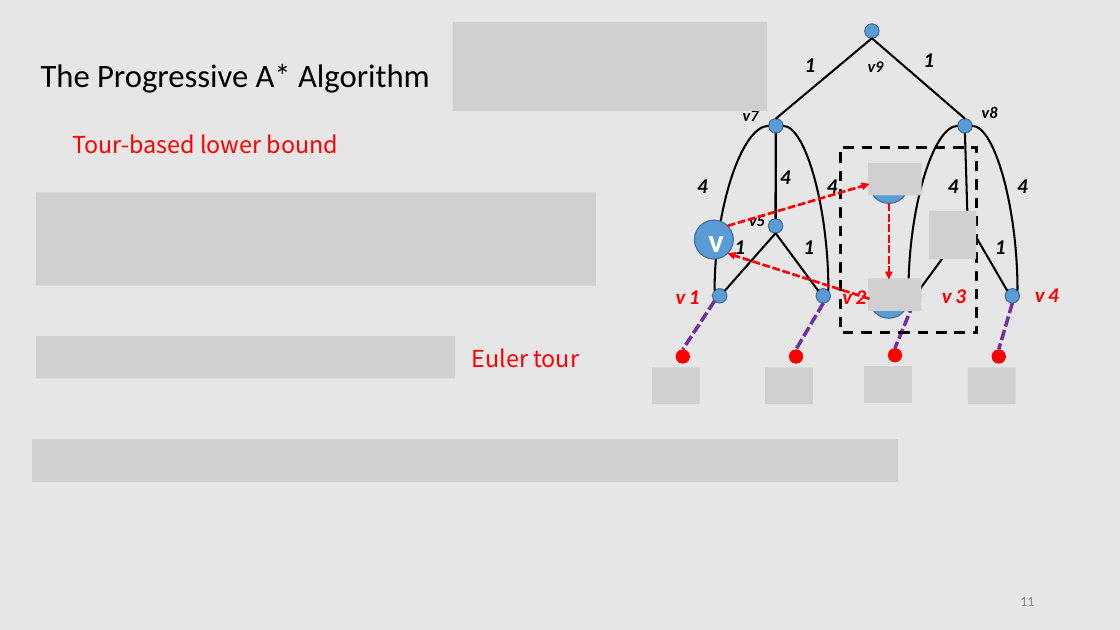
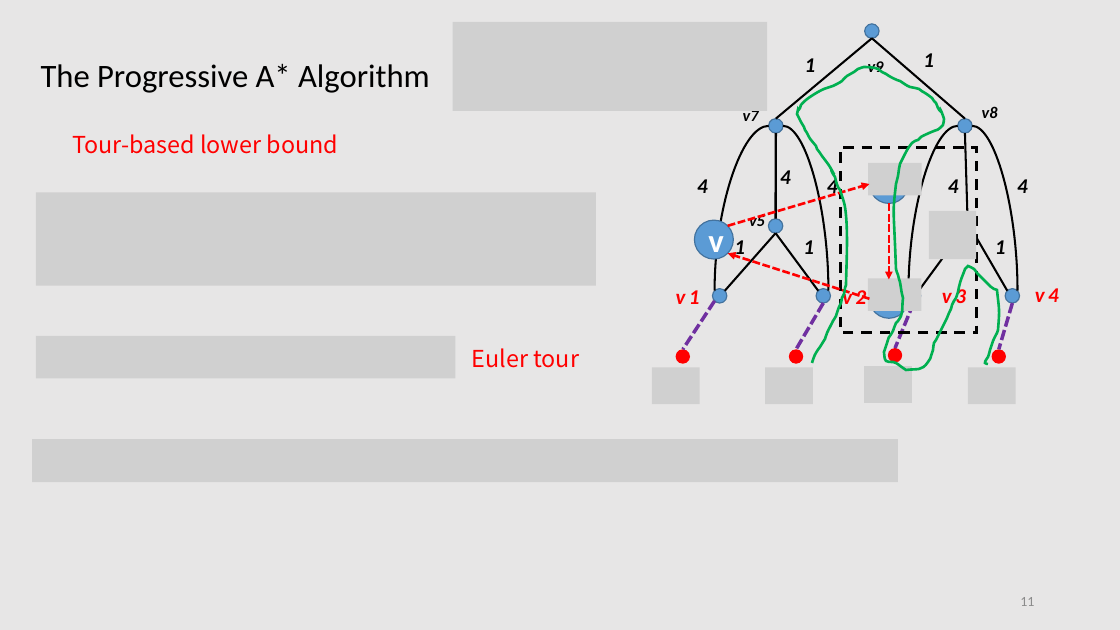
Before and after one commit to tianzhuwei/PPT, a slide deck: slide 11 of Efficient and Progressive GST Search.pptx. Drawn at 1120x630 pixels with LibreOffice and Linux fonts; fonts in the diff are those of the drawing; grey boxes stand for pictures. Boxes give left, top, right and bottom in pixels: in the first picture for what was removed or moved away, otherwise in the second. Text is boxed around its words. In the diff, an @@ line names an element or a change of style, - is before the commit and + after.

```diff
--- a/Efficient and Progressive GST Search.pptx
+++ b/Efficient and Progressive GST Search.pptx
@@ freeform shape added at (x1=797, y1=67, x2=1000, y2=371), outline #00B050 2.25 pt @@
```
Also in this commit, not shown: 3 other slides changed.
